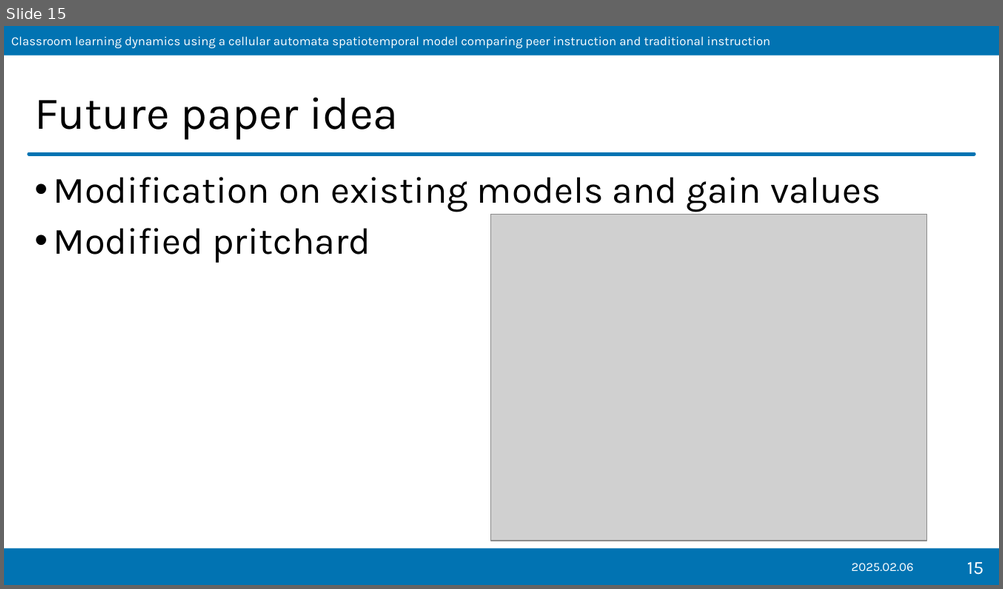
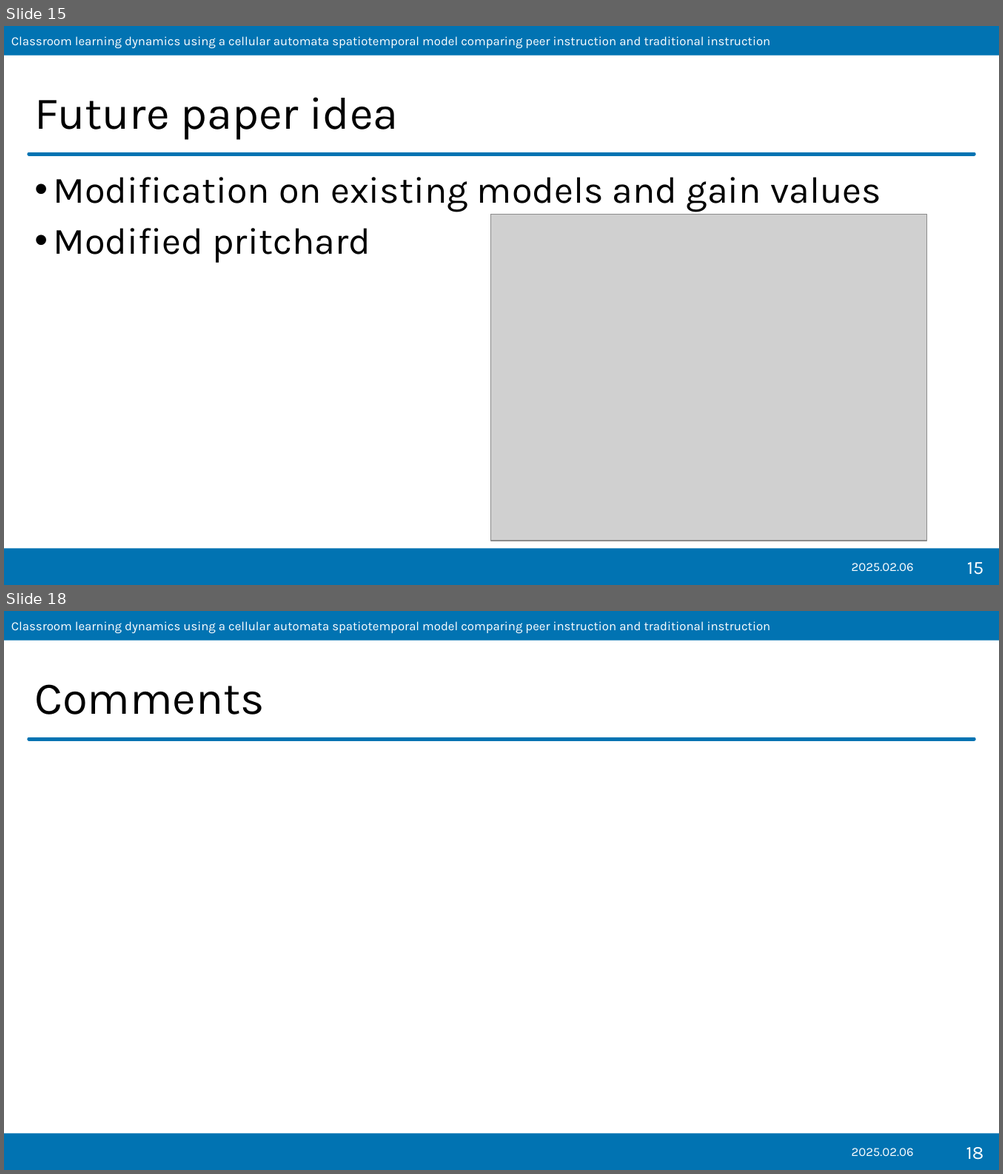
Before and after one commit to ioakimsy/BS-Thesis, a slide deck: documents/202425s2-RM-Slides-Sy.pptx. Shown one above the other, each under a label of ours: slide 15 before the commit, slides 15 and 18 after it; the slides between them are not shown. The pictures are 1003x589 and 1003x1174 pixels, drawn with LibreOffice and Linux fonts; fonts in the diff are those of the drawing; grey boxes stand for pictures; background and template pictures are left out. Boxes give left, top, right and bottom in pixels: in the first picture for what was removed or moved away, otherwise in the second. Text is boxed around its words. In the diff, an @@ line names an element or a change of style, - is before the commit and + after.

```diff
--- a/documents/202425s2-RM-Slides-Sy.pptx
+++ b/documents/202425s2-RM-Slides-Sy.pptx
@@ slide 18 added at (4,611,999,1170), background #FFFFFF; not listed: 3 template elements that a slide beside it also shows @@
@@ title added at (34,684,264,715), 44 pt, text #000000 @@
+Comments
@@ text added at (851,1148,913,1157), 12 pt, text #FFFFFF @@
+2025.02.06
@@ page number added at (966,1147,984,1160), 18 pt, text #FFFFFF @@
+18
```
Also in this commit, not shown: 1 other slide added, 16 other files.
